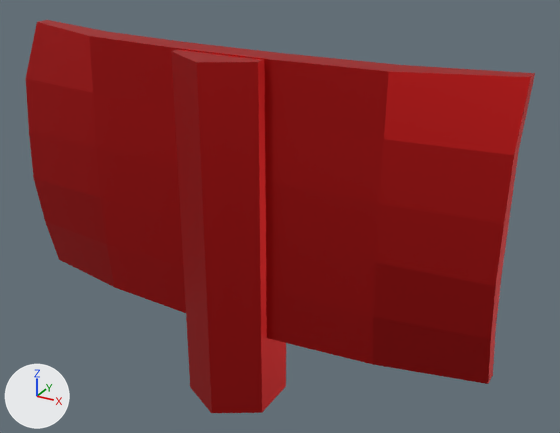
What one commit did to the FBX model Assets/Resources/Meshes/RadarPart.fbx.
The view is the same before and after, from a 50 mm camera at (15.022, -5.18, 0.627) aimed at (14.367, -3.99, 0.032). Every picture has the same lights, and +X, +Y and +Z are marked at lower left. Where no turn or scale is listed for an object, it has been applied to the vertices.

In view in the first picture: 'PartRadar'.
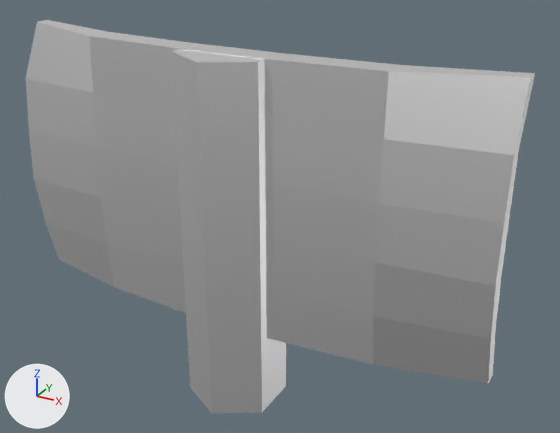
Where the change shows, as pixel boxes (x1, y1, x2, y2) in the pictures (560 x 433 px):
'PartRadar', surface changed (red to grey): (26, 20, 535, 413) in both

What changed in the scene script:
```text
Add img_unitpalette02_albedo_png:
    img_unitpalette02_albedo_png = load_image('UnitPalette02-Albedo.png', '../../../Blender/UnitPalette02-Albedo.png', 512, 512, 'sRGB')
Add img_unitpalette02_emission_png:
    img_unitpalette02_emission_png = load_image('UnitPalette02-Emission.png', '../../../Blender/UnitPalette02-Emission.png', 512, 512, 'sRGB')
Change mat_unitframematerial:
    where n0 = _N.new('ShaderNodeBsdfPrincipled'); n0.name = 'Principled BSDF'
    add n0.inputs[28].default_value = 1.0  # 'Emission Strength'
    where n2 = _N.new('ShaderNodeTexImage'); n2.name = 'Image Texture'
    n2.image: img_paletteunits_png -> img_unitpalette02_albedo_png
    add n3 = _N.new('ShaderNodeTexImage'); n3.name = 'Image Texture.001'
    add n3.image = img_unitpalette02_emission_png
    add _L.new(n3.outputs[0], n0.inputs[27])  # 'Color' to 'Emission Color'
```
